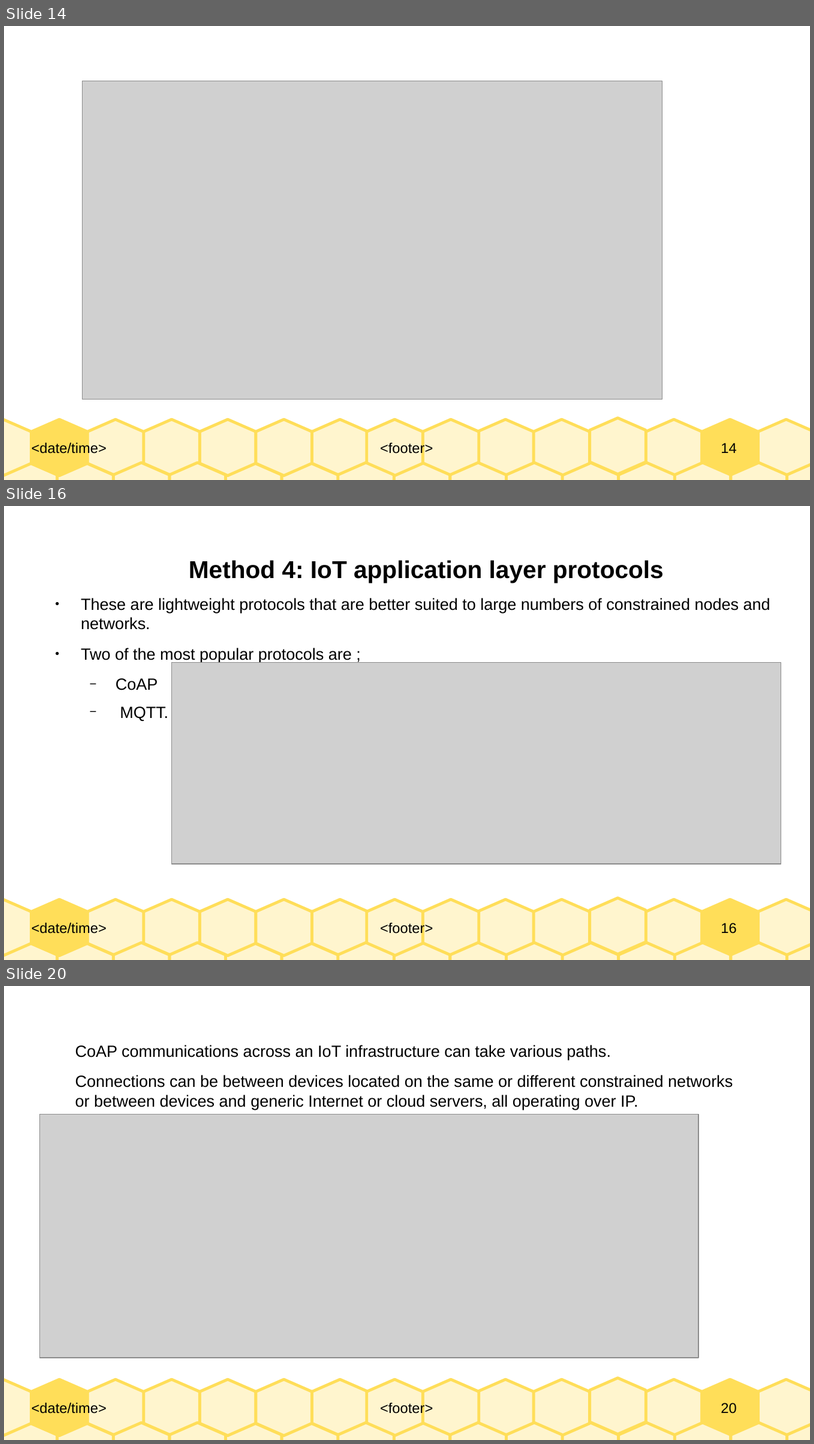
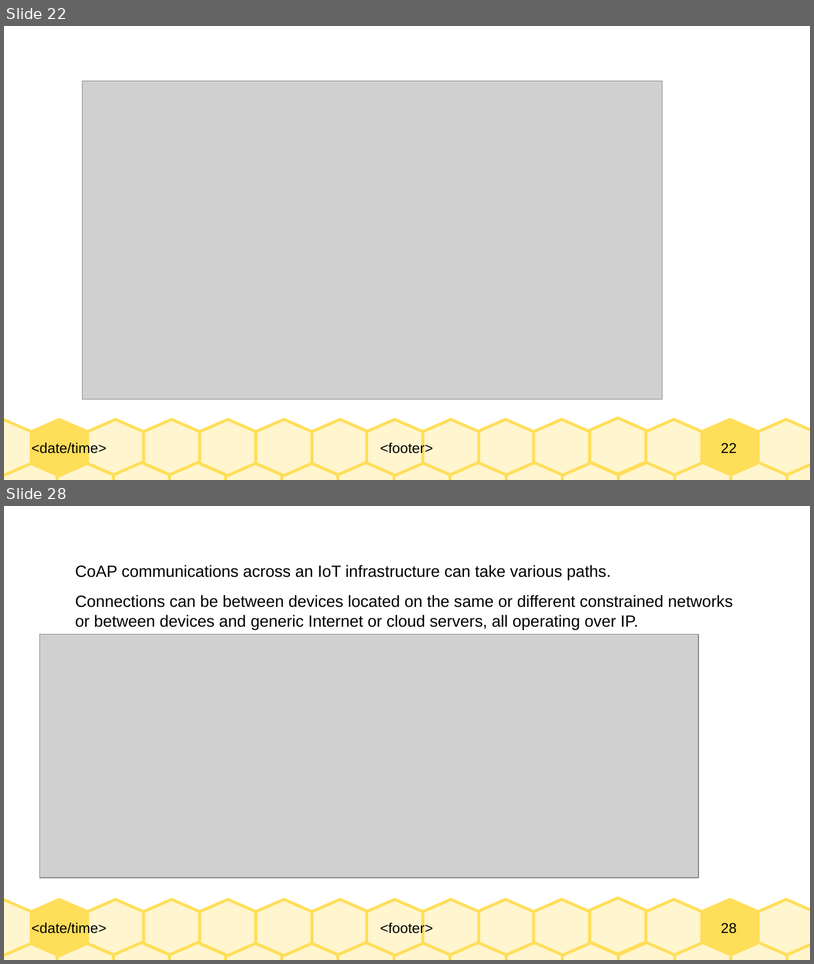
Before and after one commit to Dihfahsih1/Masters-Software-Engineering, a slide deck: yr-sem1/IoT/chapter-6-slides.odp. Shown one above the other, each under a label of ours: slides 14, 16 and 20 before the commit, slides 22 and 28 after it; the slides between them are not shown. The pictures are 814x1444 and 814x964 pixels, drawn with LibreOffice and Linux fonts; fonts in the diff are those of the drawing; grey boxes stand for pictures. Boxes give left, top, right and bottom in pixels: in the first picture for what was removed or moved away, otherwise in the second. Text is boxed around its words. In the diff, an @@ line names an element or a change of style, - is before the commit and + after.

```diff
--- a/yr-sem1/IoT/chapter-6-slides.odp
+++ b/yr-sem1/IoT/chapter-6-slides.odp
@@ slide 16 removed at <box>4,506,810,960</box>, background #FFFFFF; not listed: 33 template elements that a slide beside it also shows @@
@@ text removed at <box>81,560,771,721</box> @@
-Method 4: IoT application layer protocols
-● These are lightweight protocols that are better suited to large numbers of constrained nodes and networks.
-● Two of the most popular protocols are ;
-  − CoAP
-  − MQTT.
@@ picture removed at <box>171,663,781,864</box> @@
@@ what was slide 14 is now slide 22 @@
@@ page number at <box>721,442,737,453</box>: text changed @@
-14
+22
@@ what was slide 20 is now slide 28 @@
@@ page number at <box>721,922,737,933</box>: text changed @@
-20
+28
```
Also in this commit, not shown: 11 slides changed, 15 slides added, 4 other slides removed, 6 other files.
